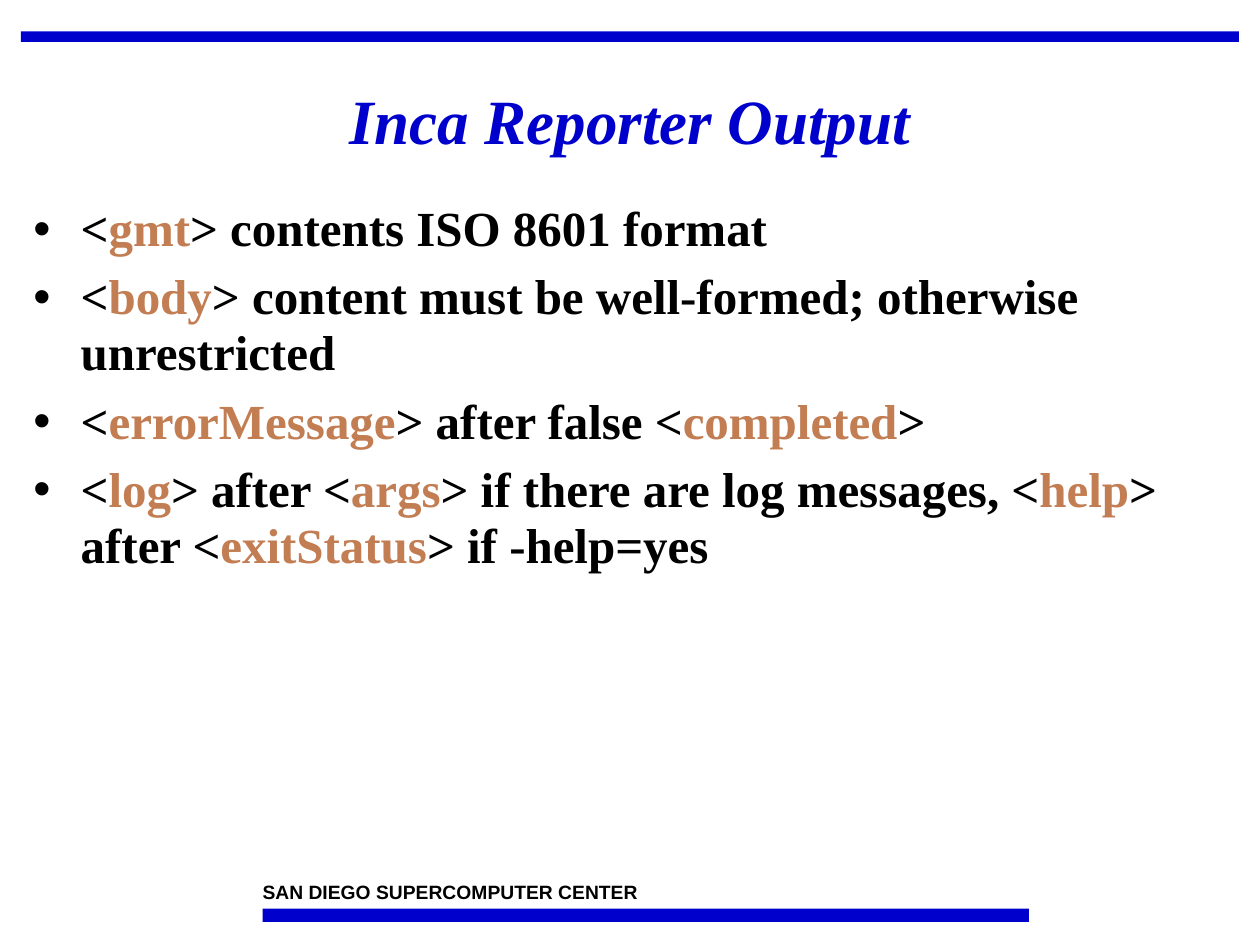
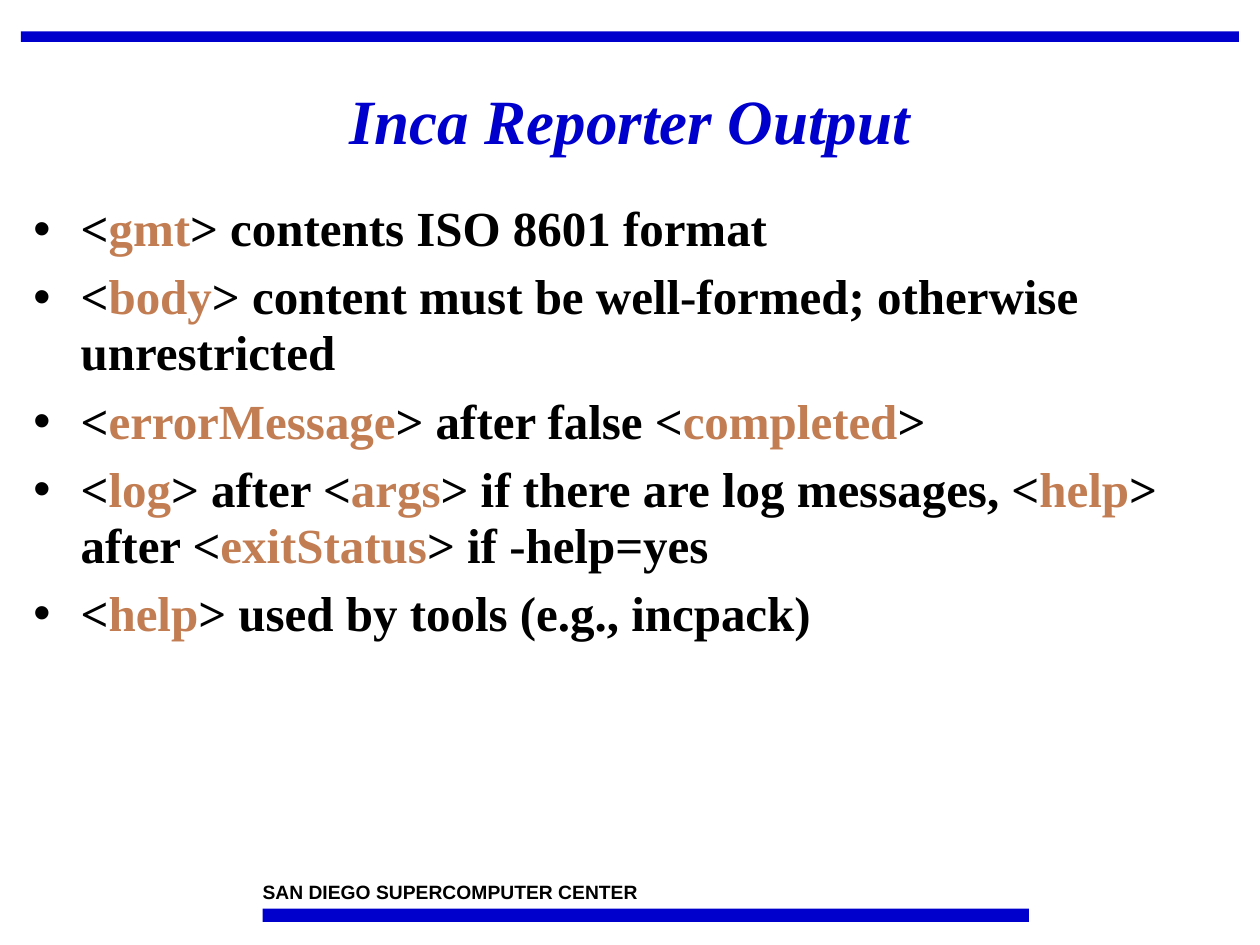
Before and after one commit to IncaProject/inca-xsede, a slide deck: slide 6 of talks/feb-06-workshop/incaReporters.ppt. Drawn at 1260x945 pixels with LibreOffice and Linux fonts; fonts in the diff are those of the drawing; background and template pictures are left out. Boxes give left, top, right and bottom in pixels: in the first picture for what was removed or moved away, otherwise in the second. Text is boxed around its words. In the diff, an @@ line names an element or a change of style, - is before the commit and + after.

```diff
--- a/talks/feb-06-workshop/incaReporters.ppt
+++ b/talks/feb-06-workshop/incaReporters.ppt
@@ text at (81,597,810,641): paragraph added @@
+• <help> used by tools (e.g., incpack)
```
Also in this commit, not shown: 5 other slides changed, 2 other files.
